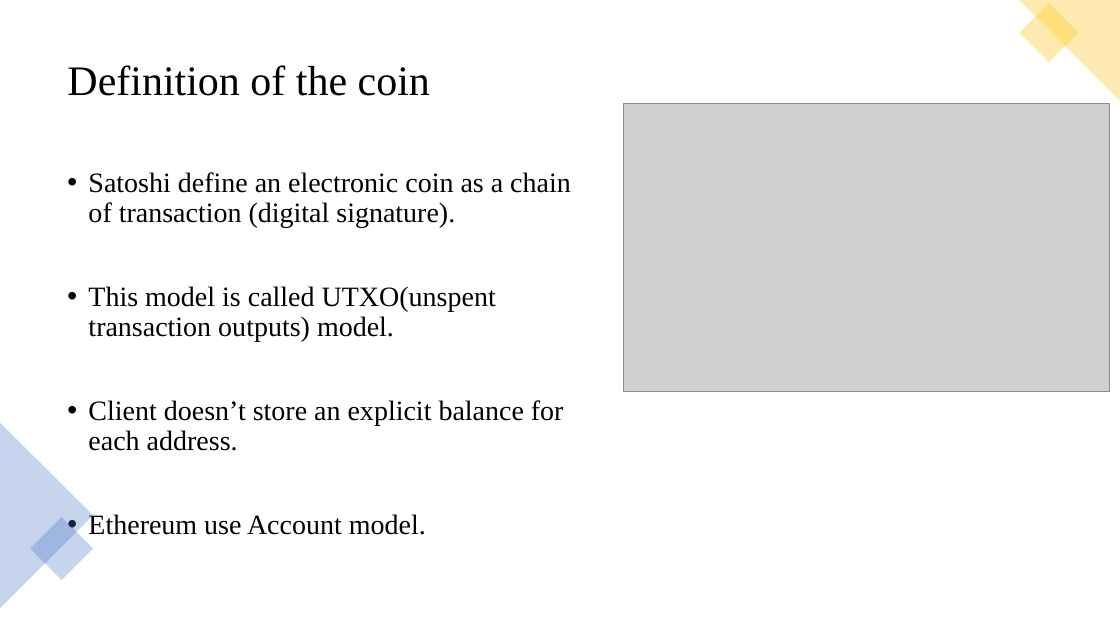
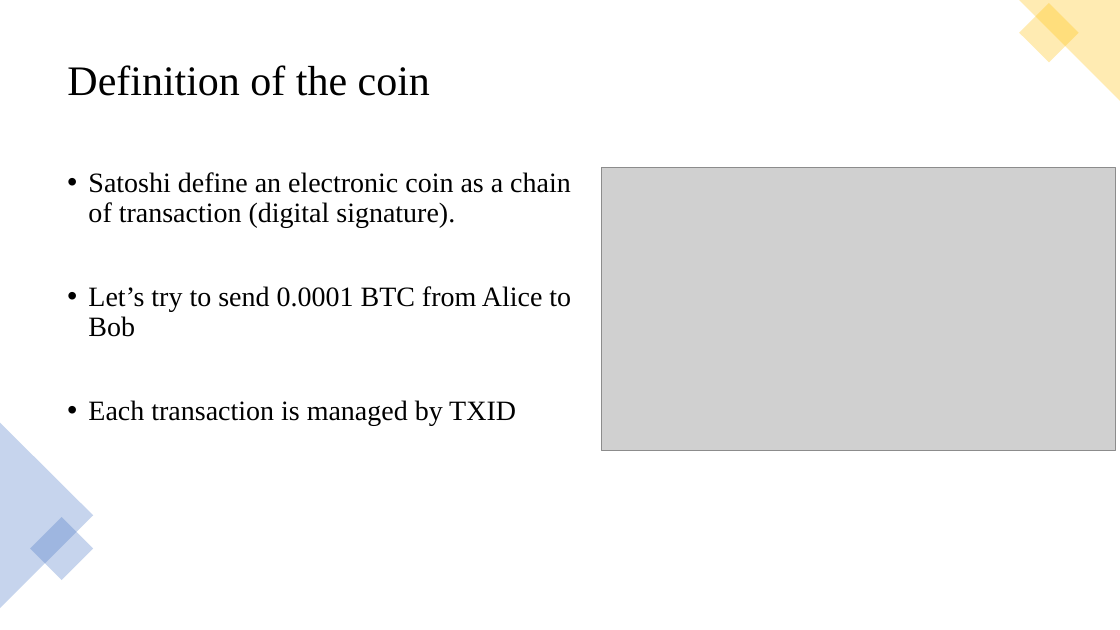
Before and after one commit to hikasenworkspace/stock_study, a slide deck: slide 8 of blockchain/bitcoin.pptx. Drawn at 1120x630 pixels with LibreOffice and Linux fonts; fonts in the diff are those of the drawing; grey boxes stand for pictures. Boxes give left, top, right and bottom in pixels: in the first picture for what was removed or moved away, otherwise in the second. Text is boxed around its words. In the diff, an @@ line names an element or a change of style, - is before the commit and + after.

```diff
--- a/blockchain/bitcoin.pptx
+++ b/blockchain/bitcoin.pptx
@@ picture: place and size @@
-picture at [623,104,1110,392]
+picture at [602,168,1116,451]
@@ text at [88,286,571,425]: text changed @@
-• This model is called UTXO(unspent transaction outputs) model.
-• Client doesn’t store an explicit balance for each address.
-• Ethereum use Account model.
+• Let’s try to send 0.0001 BTC from Alice to Bob
+• Each transaction is managed by TXID
```
Also in this commit, not shown: 7 other slides changed, 4 slides added, 2 other files.
